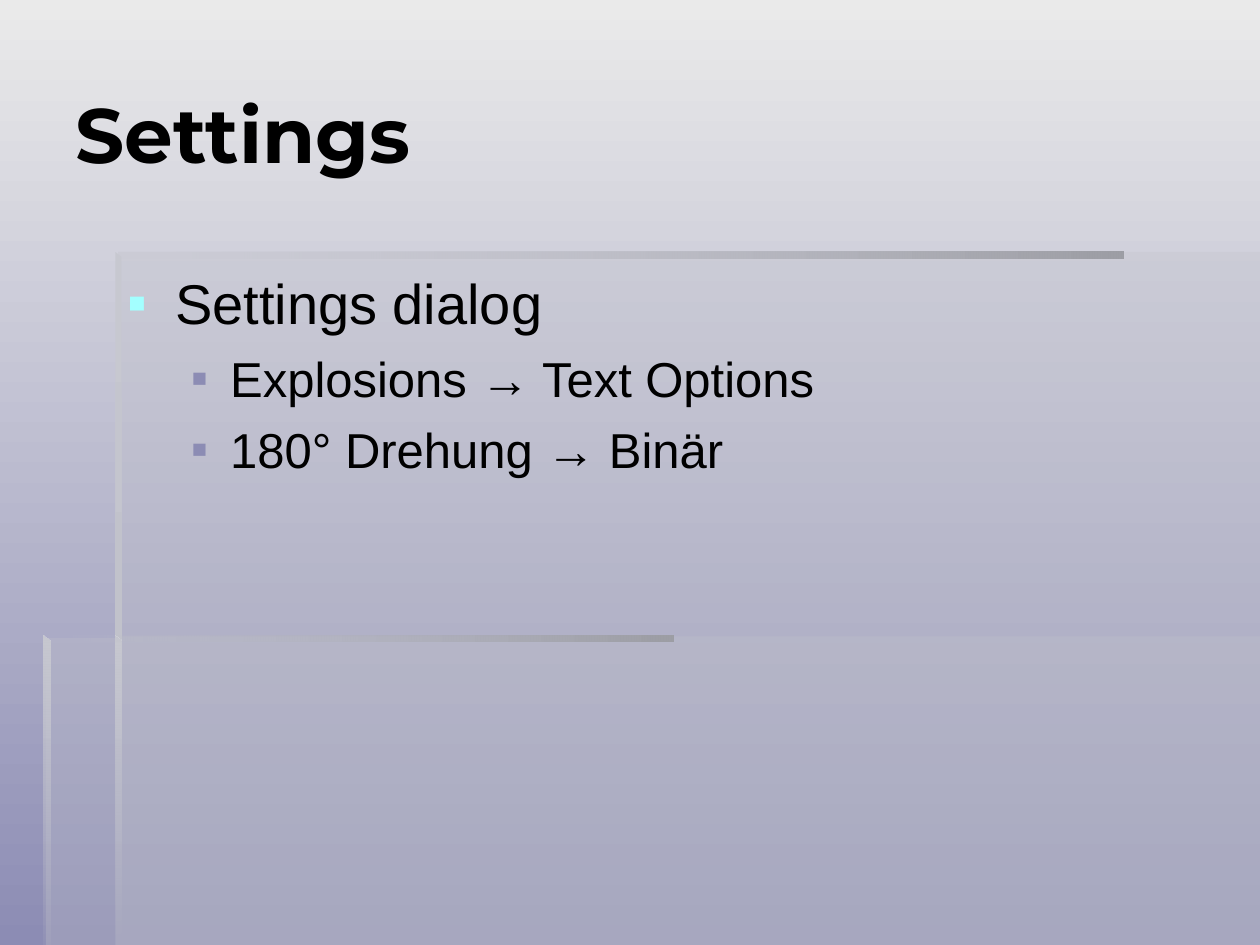
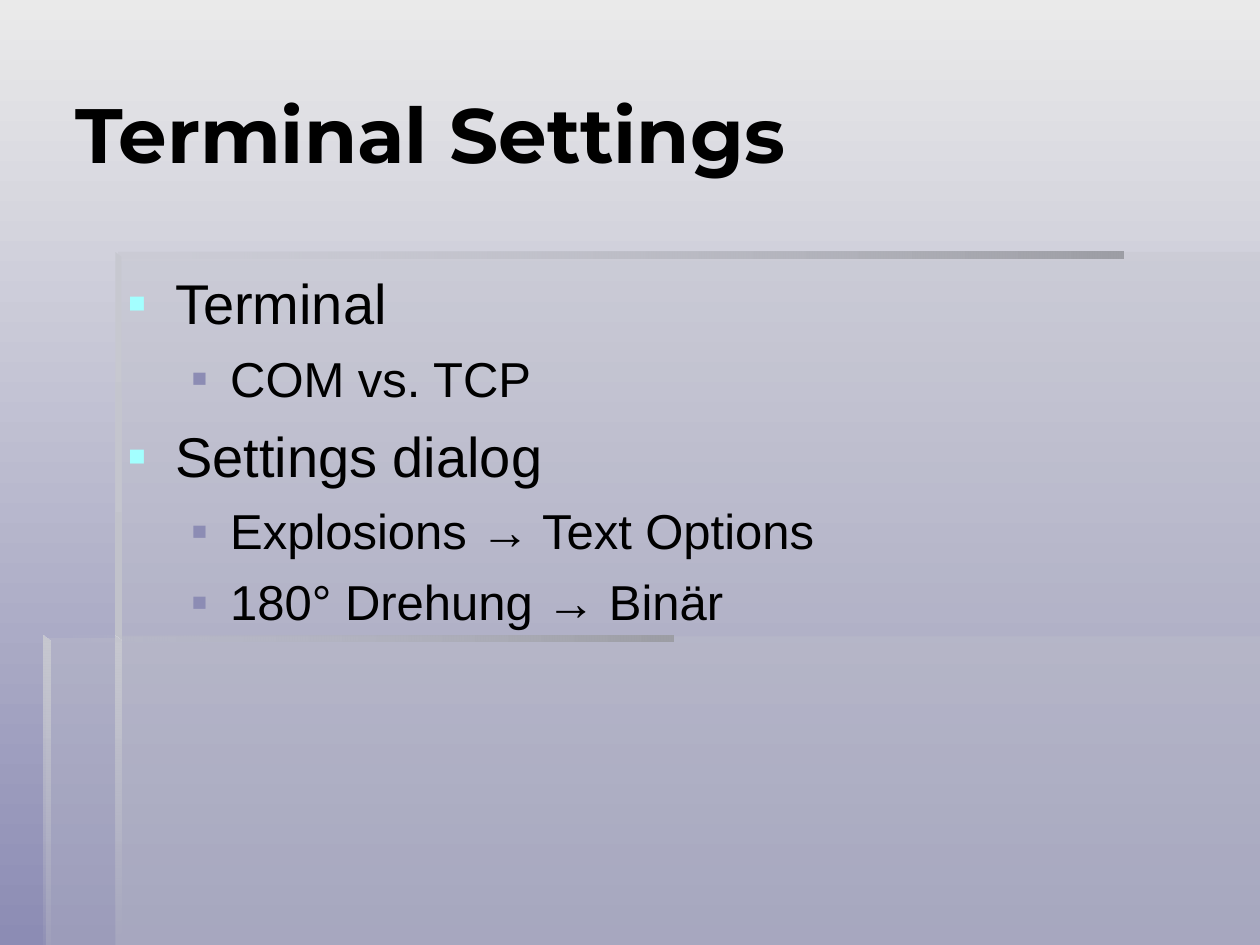
Before and after one commit to icis4/yat, a slide deck: slide 5 of _Doc.User/YAT Presentation/YAT.ppt (slide 7 before the commit). Drawn at 1260x945 pixels with LibreOffice and Linux fonts; fonts in the diff are those of the drawing. Boxes give left, top, right and bottom in pixels: in the first picture for what was removed or moved away, otherwise in the second. Text is boxed around its words. In the diff, an @@ line names an element or a change of style, - is before the commit and + after.

```diff
--- a/_Doc.User/YAT Presentation/YAT.ppt
+++ b/_Doc.User/YAT Presentation/YAT.ppt
@@ title at [75,102,785,179]: text changed @@
-Settings
+Terminal Settings
@@ text at [175,283,531,398]: paragraphs added @@
+▪ Terminal
+  ▪ COM vs. TCP
```
Also in this commit, not shown: 1 other slide changed, 1 slide added, 31 other files.
